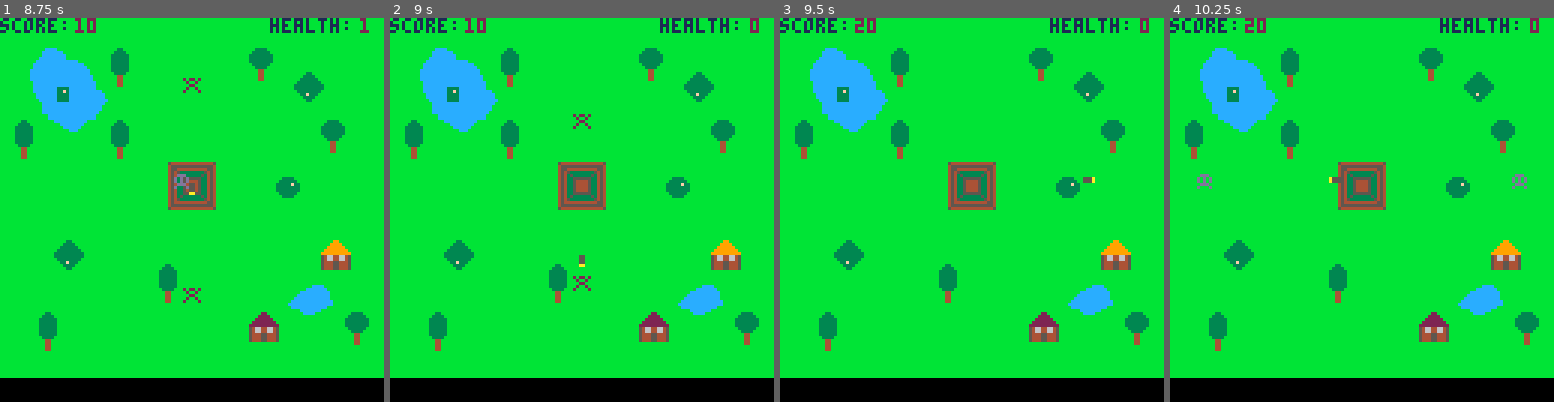
Above: before the commit, frames 1-4 (left to right).
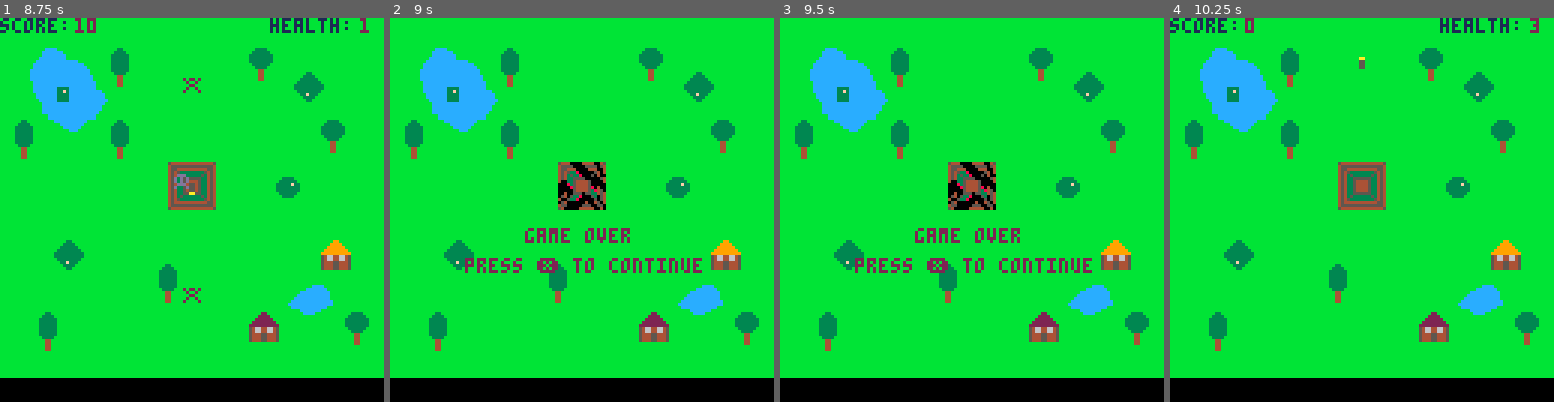
Above: after the commit, the same moments.

Repository: dollproxy/C3P0SGames
Game: PICO-8 cartridge spaceship.p8
The game is run twice, just before and just after one commit, with the same random seed, the same clock (stepped at 60 frames per second) and the same inputs.
Inputs:
- Up to frame 1 (8.75 s): tap X (X key) at 0.33, 1.07, 1.85, 2.97, 4.08, 5.2, 6.32, 7.43, 8.55 s; hold Right 1.6-2.1 s; hold Up 2.15-2.42 s; hold Right 2.47-3.03 s; hold Left 3.08-3.58 s; hold Down 3.63-3.97 s; hold Right 4.02-4.68 s; hold Up 4.73-5.03 s; hold Left 5.08-5.68 s; hold Down 5.73-6.03 s; hold Right 6.08-6.58 s; hold Right 6.63-7.13 s; hold Up 7.18-7.45 s; hold Right 7.5-8.07 s; hold Left 8.12-8.62 s; hold Down from 8.67 s (still down)
- Up to frame 2 (9 s): keep holding Down
- Up to frame 3 (9.5 s): release Down at 9 s; hold Right from 9.05 s (still down)
- Up to frame 4 (10.25 s): tap X (X key) at 9.67 s; release Right at 9.72 s; hold Up 9.77-10.07 s; hold Left from 10.12 s (still down)

Frame 1 is identical in both runs. In frame 2, 3.3% of the frame differs, in the area x 0-97%, y 0-72%; in frame 3, 3.1%; in frame 4, 0.4%.

Commit message:
GAme over state

Diff:
--- a/spaceship.p8
+++ b/spaceship.p8
@@ -21,6 +21,18 @@
 	_update = update_mgame
 end
 
+function gameover()
+	_draw = draw_gameover
+	_update = update_gameover
+end
+
+function reset()
+		mset(7,6,65)
+		mset(8,6,66)
+		mset(7,7,81)
+		mset(8,7,82)
+		_init()
+end
 function fire (i,sprite,dix,diy)
  local	bullet = {
 		sp = sprite,
@@ -104,8 +116,10 @@
 		enemy.y += enemy.dy
 		if coll(fort,enemy) then
 			del(enemies,enemy)
-			if(fort.hp > 0) then
+			if(fort.hp > 1) then
 				fort.hp -= 1
+			else
+				gameover()
 			end
 		end
 	end
@@ -135,8 +149,21 @@
 	print(fort.hp,120,0,2)
 end
 
-
-
+function draw_gameover()
+	cls()
+	map(0,0,0,0,17,16)
+	mset(7,6,99)
+	mset(8,6,100)
+	mset(7,7,115)
+	mset(8,7,116)
+	print("game over",45,70,2)
+	print("press ❎ to continue",25,80,2)
+	end
+
+function update_gameover()
+	if btnp(5) then reset()
+	end
+end
 
 __gfx__
 00000000000000000000000000000000000000000000000000000000000000000000000004444440000000000000000000000000000000000000000000000000
